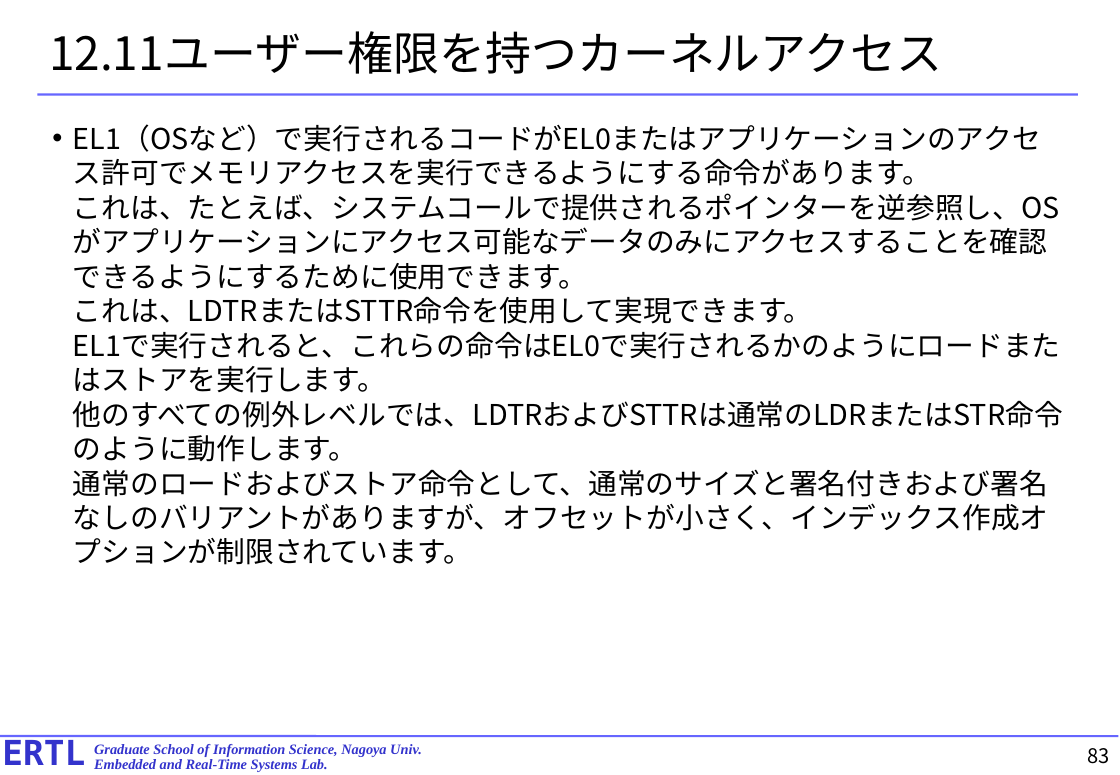
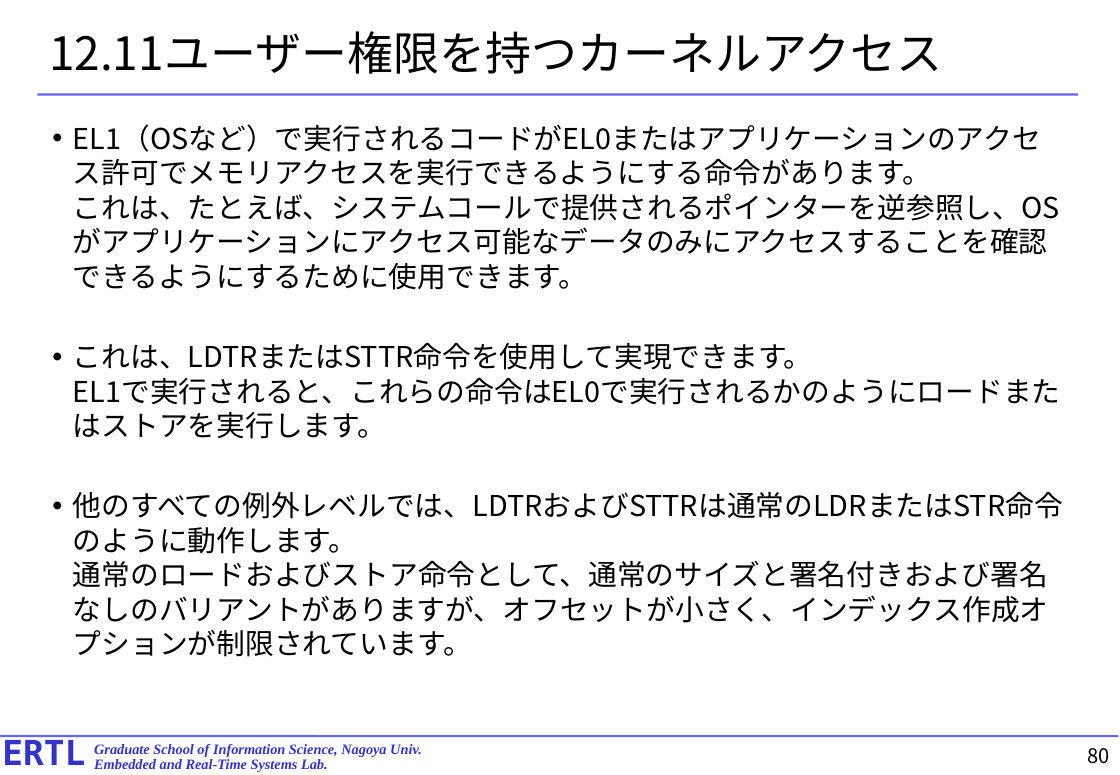
Before and after one commit to exshonda/arm64_basic, a slide deck: slide 80 of text/10.chapter12.pptx (slide 83 before the commit). Drawn at 1120x775 pixels with LibreOffice and Linux fonts; fonts in the diff are those of the drawing. Boxes give left, top, right and bottom in pixels: in the first picture for what was removed or moved away, otherwise in the second. Text is boxed around its words. In the diff, an @@ line names an element or a change of style, - is before the commit and + after.

```diff
--- a/text/10.chapter12.pptx
+++ b/text/10.chapter12.pptx
@@ text at [73, 124, 1063, 657]: text changed @@
-• EL1（OSなど）で実行されるコードがEL0またはアプリケーションのアクセス許可でメモリアクセスを実行できるようにする命令があります。
-  これは、たとえば、システムコールで提供されるポインターを逆参照し、OSがアプリケーションにアクセス可能なデータのみにアクセスすることを確認できるようにするために使用できます。
-  これは、LDTRまたはSTTR命令を使用して実現できます。
-  EL1で実行されると、これらの命令はEL0で実行されるかのようにロードまたはストアを実行します。
-  他のすべての例外レベルでは、LDTRおよびSTTRは通常のLDRまたはSTR命令のように動作します。
-  通常のロードおよびストア命令として、通常のサイズと署名付きおよび署名なしのバリアントがありますが、オフセットが小さく、インデックス作成オプションが制限されています。
+• EL1（OSなど）で実行されるコードがEL0またはアプリケーションのアクセス許可でメモリアクセスを実行できるようにする命令があります。
+  これは、たとえば、システムコールで提供されるポインターを逆参照し、OSがアプリケーションにアクセス可能なデータのみにアクセスすることを確認できるようにするために使用できます。
+• これは、LDTRまたはSTTR命令を使用して実現できます。
+  EL1で実行されると、これらの命令はEL0で実行されるかのようにロードまたはストアを実行します。
+• 他のすべての例外レベルでは、LDTRおよびSTTRは通常のLDRまたはSTR命令のように動作します。
+  通常のロードおよびストア命令として、通常のサイズと署名付きおよび署名なしのバリアントがありますが、オフセットが小さく、インデックス作成オプションが制限されています。
@@ page number at [1087, 748, 1109, 764]: text changed @@
-83
+80
```
Also in this commit, not shown: 31 other slides changed, 3 slides removed.
